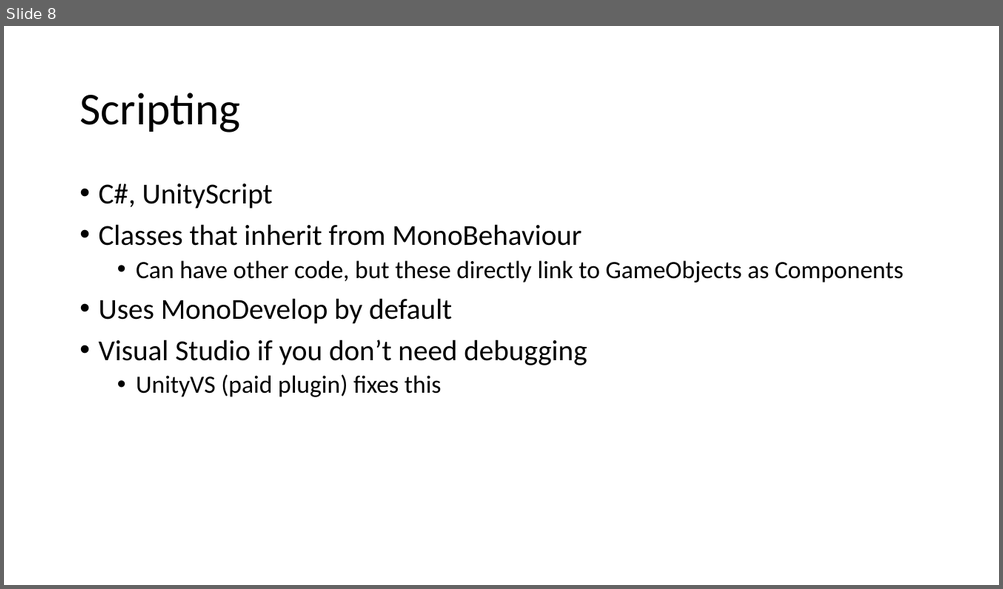
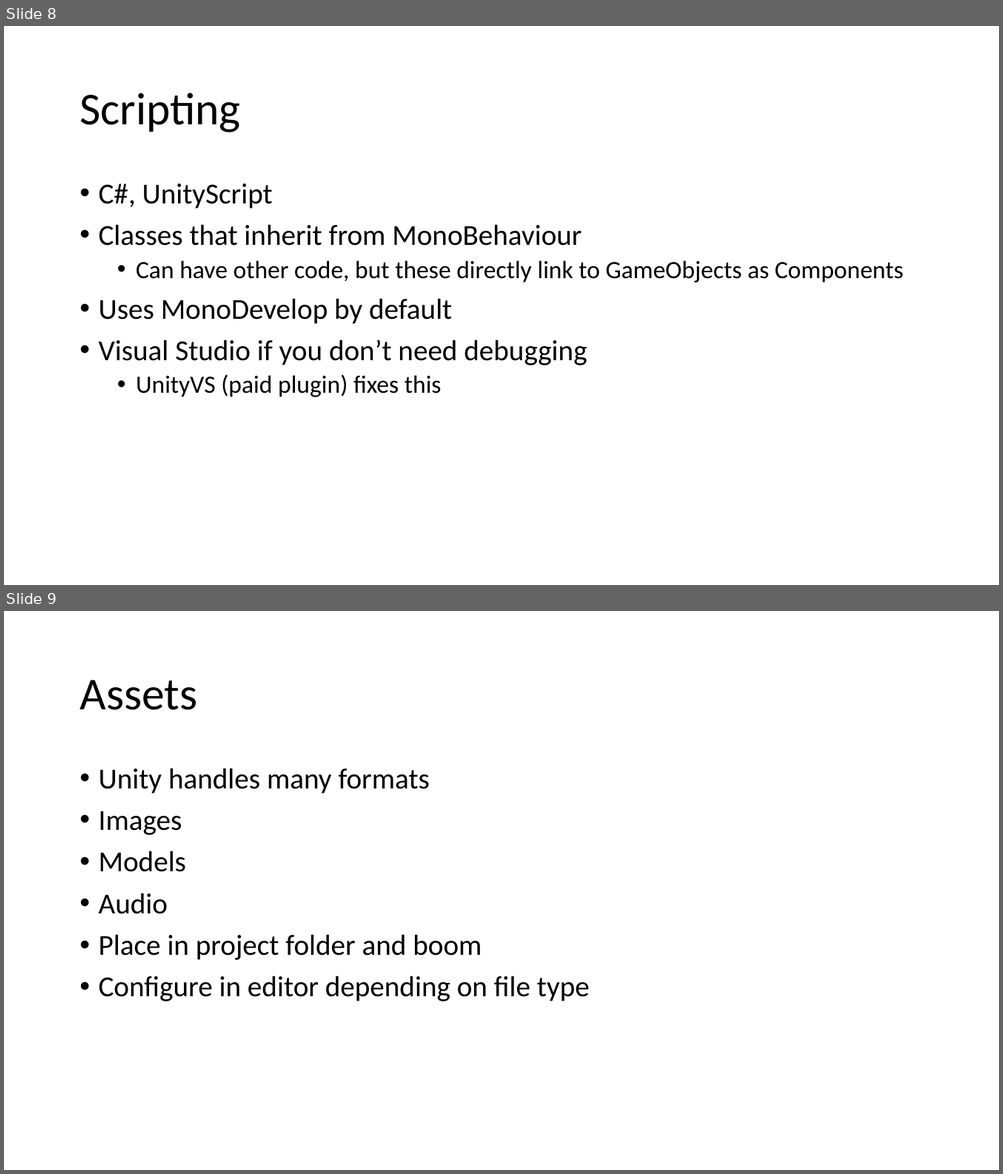
Before and after one commit to quandtm/UnitySTWorkshop, a slide deck: ST_Unity_101_Part1.pptx. Shown one above the other, each under a label of ours: slide 8 before the commit, slides 8 and 9 after it. The pictures are 1003x589 and 1003x1174 pixels, drawn with LibreOffice and Linux fonts; fonts in the diff are those of the drawing. Boxes give left, top, right and bottom in pixels: in the first picture for what was removed or moved away, otherwise in the second. Text is boxed around its words. In the diff, an @@ line names an element or a change of style, - is before the commit and + after.

```diff
--- a/ST_Unity_101_Part1.pptx
+++ b/ST_Unity_101_Part1.pptx
@@ slide 9 added at (x1=4, y1=611, x2=999, y2=1170), background #FFFFFF @@
@@ title added at (x1=79, y1=680, x2=197, y2=710), 44 pt, text #000000 @@
+Assets
@@ text added at (x1=99, y1=768, x2=589, y2=1002), 28 pt, text #000000 @@
+• Unity handles many formats
+• Images
+• Models
+• Audio
+• Place in project folder and boom
+• Configure in editor depending on file type
```
Also in this commit, not shown: 3 other slides added, 1 slide removed.
